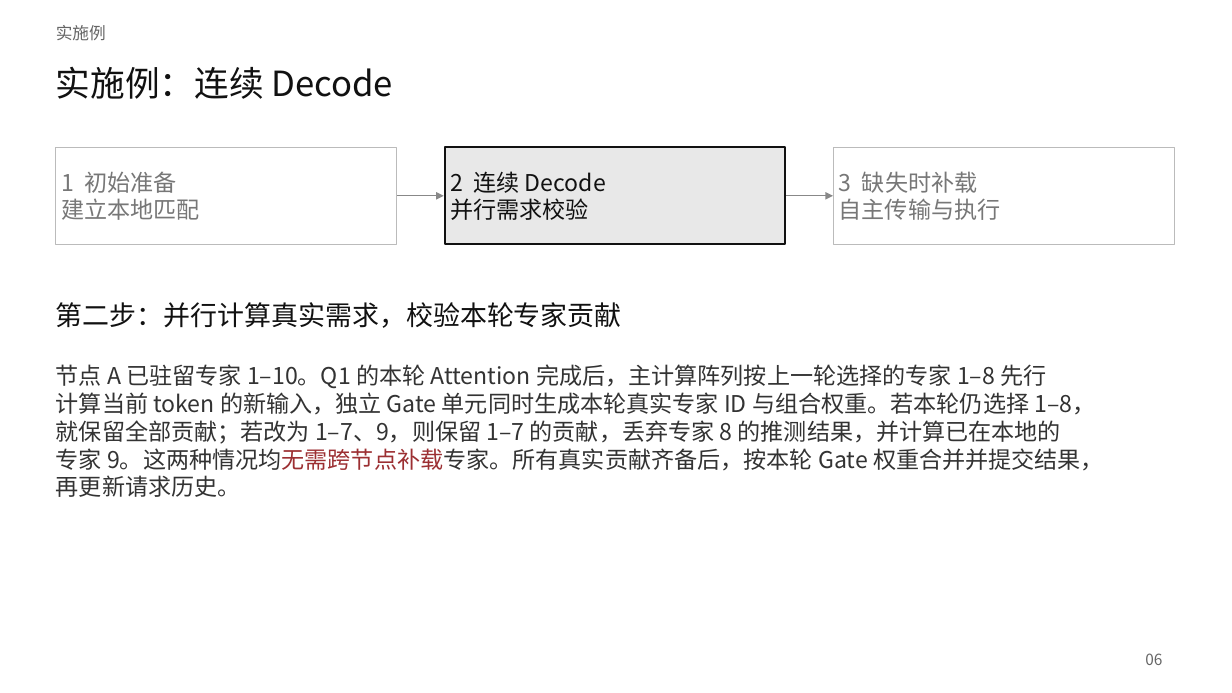
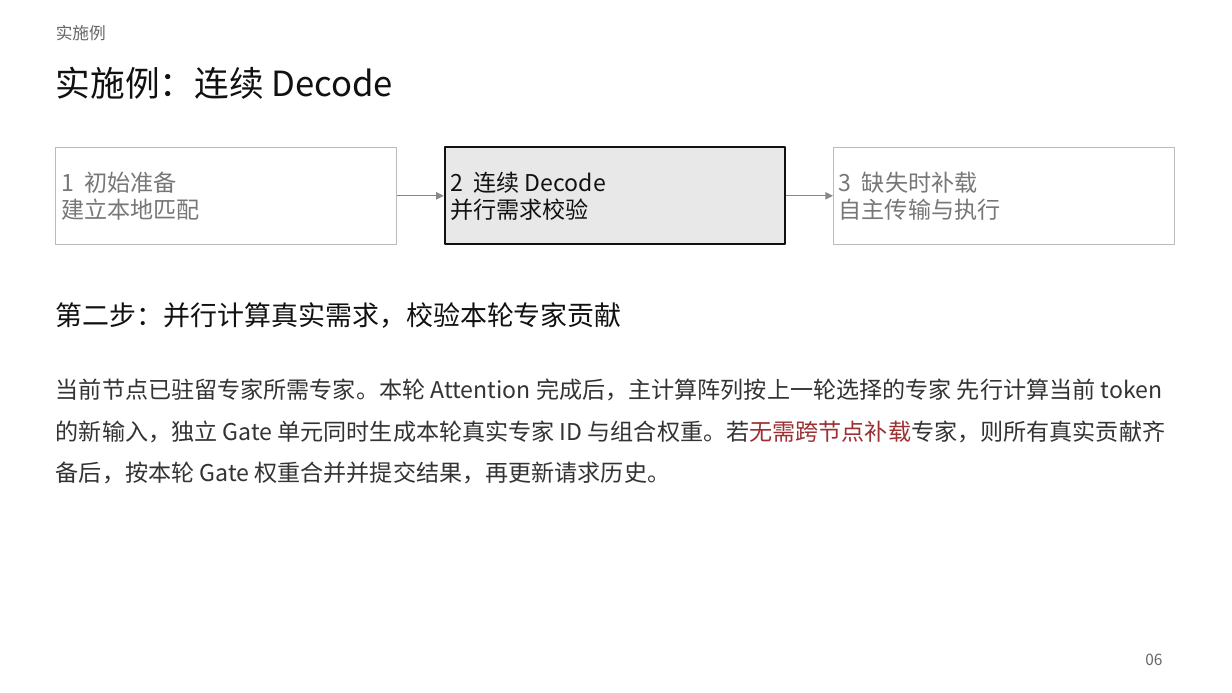
Before and after one commit to Frandium/kv_cache, a slide deck: slide 6 of main_swapmoe/patents/ppt/MoE解码专家驻留与自主补载.pptx. Drawn at 1232x693 pixels with LibreOffice and Linux fonts; fonts in the diff are those of the drawing. Boxes give left, top, right and bottom in pixels: in the first picture for what was removed or moved away, otherwise in the second. Text is boxed around its words. In the diff, an @@ line names an element or a change of style, - is before the commit and + after.

```diff
--- a/main_swapmoe/patents/ppt/MoE解码专家驻留与自主补载.pptx
+++ b/main_swapmoe/patents/ppt/MoE解码专家驻留与自主补载.pptx
@@ text at bbox=[56, 378, 1165, 483]: text changed @@
-节点 A 已驻留专家 1–10。Q1 的本轮 Attention 完成后，主计算阵列按上一轮选择的专家 1–8 先行
-计算当前 token 的新输入，独立 Gate 单元同时生成本轮真实专家 ID 与组合权重。若本轮仍选择 1–8，
-就保留全部贡献；若改为 1–7、9，则保留 1–7 的贡献，丢弃专家 8 的推测结果，并计算已在本地的
-专家 9。这两种情况均无需跨节点补载专家。所有真实贡献齐备后，按本轮 Gate 权重合并并提交结果，
-再更新请求历史。
+当前节点已驻留专家所需专家。本轮 Attention 完成后，主计算阵列按上一轮选择的专家 先行计算当前 token 的新输入，独立 Gate 单元同时生成本轮真实专家 ID 与组合权重。若无需跨节点补载专家，则所有真实贡献齐备后，按本轮 Gate 权重合并并提交结果，再更新请求历史。
```
Also in this commit, not shown: 4 other slides changed, 11 other files.
